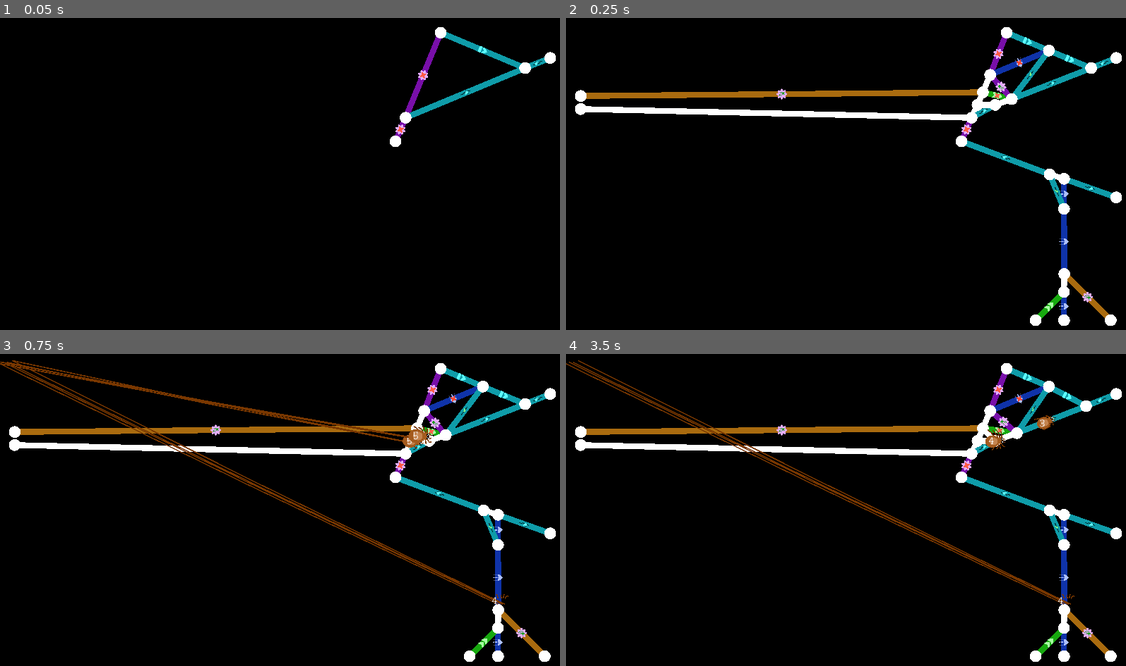
Above: before the commit, frames 1-4 (two rows, left to right).
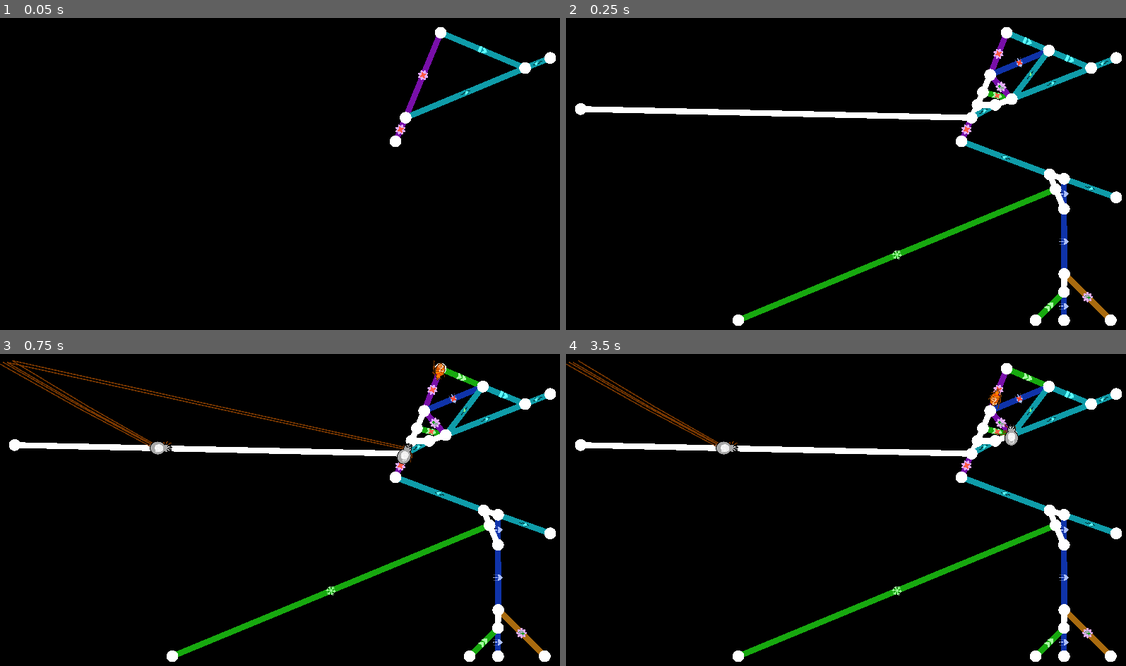
Above: after the commit, the same moments.

Repository: Pandaqi/Windowsilk
Game: Godot game, scene res://Main.tscn
The game is run twice, just before and just after one commit, with the same random seed, the same clock (stepped at 60 frames per second) and the same inputs.
Inputs:
- Up to frame 1 (0.05 s): no input
- Up to frame 2 (0.25 s): no input
- Up to frame 3 (0.75 s): tap Enter at 0.5 s; hold Right from 0.53 s (still down); tap T at 0.6 s
- Up to frame 4 (3.5 s): tap Space at 0.77, 1.52, 3.02 s; release Right at 1.28 s; hold Down 1.28-2.03 s; tap K at 1.35 s; hold Right 2.03-2.78 s; tap J at 2.1 s; hold Up from 2.78 s (still down); tap H at 2.85 s

Frame 1 is identical in both runs. In frame 2, 2.7% of the frame differs, in the area x 1-90%, y 22-99%; in frame 3, 5.6%, in the area x 0-91%, y 2-99%; in frame 4, 5.1%.

Commit message:
Drew most of the sprites, started testing entity correctness

Diff:
--- a/scenes/entity.tscn
+++ b/scenes/entity.tscn
@@ -150,27 +150,28 @@
 [node name="SilkReader" type="Node2D" parent="."]
 script = ExtResource( 21 )
 
+[connection signal="on_death" from="Status" to="Mover" method="_on_Status_on_death"]
 [connection signal="on_death" from="Status" to="Movement" method="_on_Status_on_death"]
-[connection signal="on_death" from="Status" to="Mover" method="_on_Status_on_death"]
+[connection signal="on_death" from="Status" to="Tracker" method="_on_Status_on_death"]
 [connection signal="on_death" from="Status" to="SilkReader" method="_on_Status_on_death"]
-[connection signal="on_death" from="Status" to="Tracker" method="_on_Status_on_death"]
 [connection signal="on_move_completed" from="Mover" to="Movement/Stamina" method="_on_Mover_on_move_completed"]
 [connection signal="button_press" from="Input" to="Jumper" method="_on_Input_button_press"]
 [connection signal="button_release" from="Input" to="Jumper" method="_on_Input_button_release"]
+[connection signal="move_vec" from="Input" to="Mover" method="_on_Movement_move_vec"]
 [connection signal="move_vec" from="Input" to="Jumper" method="_on_Input_move_vec"]
-[connection signal="move_vec" from="Input" to="Mover" method="_on_Movement_move_vec"]
+[connection signal="move_vec" from="Movement" to="Mover" method="_on_Movement_move_vec"]
 [connection signal="timeout" from="Movement/Shuffler/Timer" to="Movement/Shuffler" method="_on_Timer_timeout"]
 [connection signal="timeout" from="Movement/Stamina/Timer" to="Movement/Stamina" method="_on_Timer_timeout"]
 [connection signal="on_instant_jump" from="Movement/Jumper" to="Jumper" method="_on_Jumper_on_instant_jump"]
 [connection signal="timeout" from="Movement/Jumper/Timer" to="Movement/Jumper" method="_on_Timer_timeout"]
 [connection signal="timeout" from="Movement/FlyMovement/Timer" to="Movement/FlyMovement" method="_on_Timer_timeout"]
+[connection signal="arrived_on_edge" from="Tracker" to="Mover" method="_on_Tracker_arrived_on_edge"]
 [connection signal="arrived_on_edge" from="Tracker" to="Movement" method="_on_Tracker_arrived_on_edge"]
-[connection signal="arrived_on_edge" from="Tracker" to="Mover" method="_on_Tracker_arrived_on_edge"]
+[connection signal="arrived_on_edge" from="Tracker" to="Trail" method="_on_Tracker_arrived_on_edge"]
 [connection signal="arrived_on_edge" from="Tracker" to="SilkReader" method="_on_Tracker_arrived_on_edge"]
-[connection signal="arrived_on_edge" from="Tracker" to="Trail" method="_on_Tracker_arrived_on_edge"]
+[connection signal="arrived_on_point" from="Tracker" to="Mover" method="_on_Tracker_arrived_on_point"]
 [connection signal="arrived_on_point" from="Tracker" to="Movement" method="_on_Tracker_arrived_on_point"]
-[connection signal="arrived_on_point" from="Tracker" to="Mover" method="_on_Tracker_arrived_on_point"]
+[connection signal="arrived_on_point" from="Tracker" to="Trail" method="_on_Tracker_arrived_on_point"]
 [connection signal="arrived_on_point" from="Tracker" to="SilkReader" method="_on_Tracker_arrived_on_point"]
-[connection signal="arrived_on_point" from="Tracker" to="Trail" method="_on_Tracker_arrived_on_point"]
 [connection signal="point_change" from="Points" to="Movement/FlyMovement" method="_on_Points_point_change"]
 [connection signal="timeout" from="Trail/Timer" to="Trail" method="_on_Timer_timeout"]
--- a/scripts/entities.gd
+++ b/scripts/entities.gd
@@ -22,9 +22,6 @@
 func activate():
 	available_types = GlobalDict.entities.keys()
 	available_types.erase("player_spider")
-
-	# DEBUGGING
-	available_types = ['grasshopper']
 
 	precalculate_probabilities()
 	_on_Timer_timeout()
@@ -85,6 +82,9 @@
 	var rand_type = get_random_type()
 	add_child(entity)
 
+	print("PLACED TYPE")
+	print(rand_type)
+
 	entity.m.status.set_type(rand_type)
 	entity.m.status.make_non_player()
 	entity.m.status.initialize(placement_params)
--- a/scripts/entity_modules/module_status.gd
+++ b/scripts/entity_modules/module_status.gd
@@ -35,6 +35,7 @@
 		body.m.movement.initialize()
 	else:
 		body.m.movement.disable()
+
 	body.m.tracker.initialize(placement_params)
 
 func set_move_type(tp):
@@ -63,8 +64,9 @@
 
 	data = GlobalDict.entities[type]
 
-	if data.move.has('speed'): body.m.mover.set_speed(data.move.speed)
-	if data.move.has('static'): body.m.mover.make_static()
+	if data.has('move'):
+		if data.move.has('speed'): body.m.mover.set_speed(data.move.speed)
+		if data.move.has('static'): body.m.mover.make_static()
 
 	if data.has('trail'): body.m.trail.set_to(data.trail)
 
--- a/scripts/globals/global_dict.gd
+++ b/scripts/globals/global_dict.gd
@@ -179,7 +179,7 @@
 		"trail": "regular",
 		"specialty": "erase",
 		"move": {
-			"fly": true,
+			"type": "fly",
 			"flee": true,
 			"shuffle": true,
 			"speed": 80.0
--- a/scripts/movement_modules/module_shuffler.gd
+++ b/scripts/movement_modules/module_shuffler.gd
@@ -6,7 +6,7 @@
 onready var timer = $Timer
 
 func activate():
-	_on_Timer_timeout()
+	restart_timer()
 
 func _on_Timer_timeout():
 	restart_timer()
--- a/scripts/player_modules/module_jumper.gd
+++ b/scripts/player_modules/module_jumper.gd
@@ -223,14 +223,13 @@
 	if params.move_type == "fly": max_dist = FLY_JUMP_DIST
 
 	var epsilon = 3.0
+	var space_state = get_world_2d().direct_space_state
 
 	while bad_direction:
 		bad_direction = true
 		vec = get_random_vec()
 
-		var space_state = get_world_2d().direct_space_state
 		var to = from + vec*max_dist
-		var exclude = []
 		var col_layer = 1
 
 		# check where we should land
--- a/scripts/player_modules/module_mover.gd
+++ b/scripts/player_modules/module_mover.gd
@@ -63,7 +63,7 @@
 	if not can_move_from_point: return
 
 	var point = body.m.tracker.get_current_point()
-	if not point: return false
+	if not point or not is_instance_valid(point): return false
 
 	var best_edge = point.find_edge_closest_to_vec(vec)
 	if not best_edge: return false
@@ -76,15 +76,16 @@
 	return true
 
 func enter_point(_p):
-	if body.m.status.data.move.has('always'): return
-
 	delay_continued_travel()
 
 func enter_edge(_e):
 	pass
 
 func delay_continued_travel():
-	point_delay_timer.wait_time = DELAY_AT_POINT
+	var delay = DELAY_AT_POINT
+	if body.m.status.data.move.has('always'): delay = 0.01
+
+	point_delay_timer.wait_time = delay
 	point_delay_timer.start()
 	can_move_from_point = false
 
--- a/scripts/web_modules/module_edges.gd
+++ b/scripts/web_modules/module_edges.gd
@@ -1,6 +1,6 @@
 extends Node2D
 
-const POINT_SNAP_RADIUS : float = 15.0
+const POINT_SNAP_RADIUS : float = 25.0
 const ENTITY_OBSTRUCT_RADIUS : float = 30.0
 const MIN_JUMP_DIST : float = 40.0
 
Binary file changed: assets/entities.png
Binary file changed: assets/silk_types.png
Binary file added: assets/team_icons.png
Not shown, added: assets/team_icons.png.import
Not shown, changed: non_game/Assets.afdesign
Not shown, added: non_game/References.afdesign
